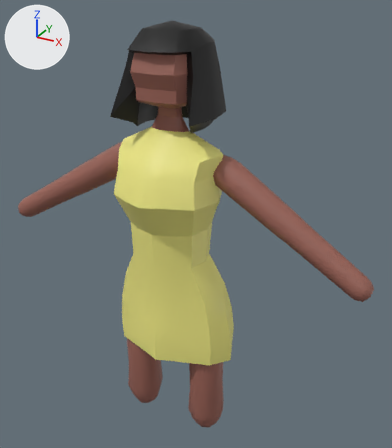
The FBX model Content/Assets/Characters/Neighbor_03_Mesh.fbx, before and after one commit.
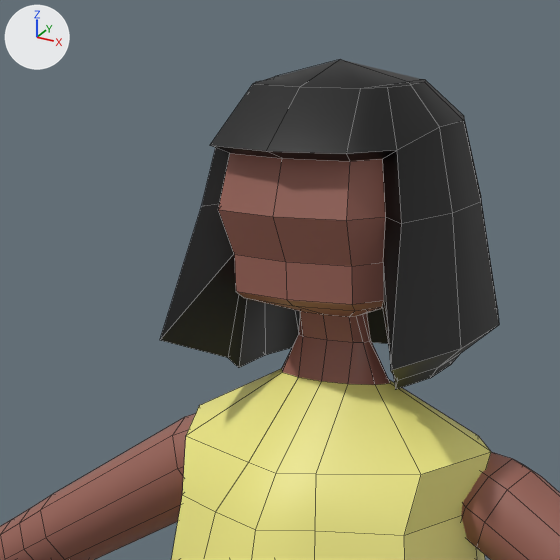
Each version is shown whole from a camera (50 mm lens) standing at (0.903, -1.469, 1.586) and looking at (0.05, 0.083, 0.81), then close up on the part from 14% to 63% of the width and 0% to 43% of the height. The axes (+X, +Y, +Z) are drawn at upper left. The lights are the same throughout. The close-ups show mesh edges as thin lines. Where no turn or scale is listed for an object, it has been applied to the vertices.

Objects in the first close-up: 'Arms', 'Body'.
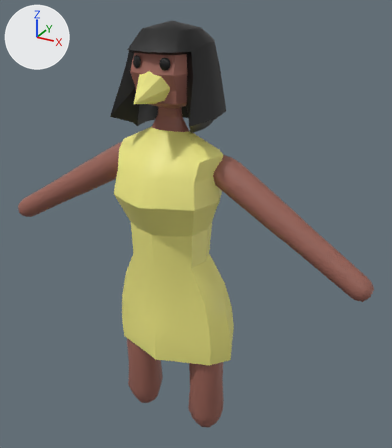
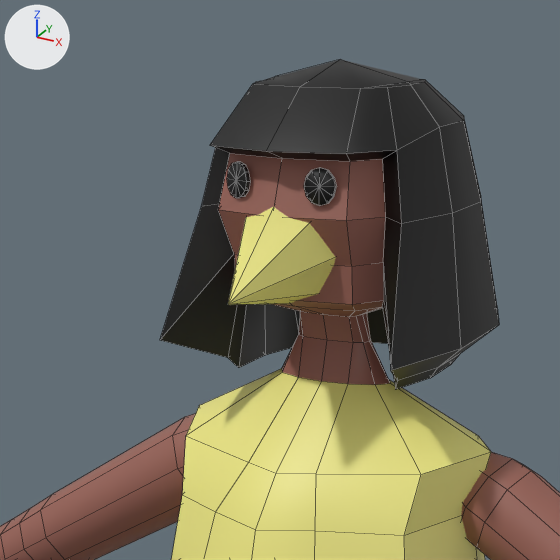
What changed in the scene script:
```text
Add me_mesh_004:
    me_mesh_004.from_pydata(...)  # 26 vertices, 36 faces; spans x -0.1152..-0.0828, y -0.0049..0.0114, z -0.0181..0.0181
    me_mesh_004.materials.append(mat_lambert2)  # picture img_colors_png
Add me_mesh_003:
    me_mesh_003.from_pydata(...)  # 26 vertices, 36 faces; spans x -0.0161..0.0161, y -0.0073..0.0073, z -0.0181..0.0181
    me_mesh_003.materials.append(mat_lambert2)  # picture img_colors_png
Add me_mesh_005:
    me_mesh_005.from_pydata(...)  # 9 vertices, 8 faces; spans x -0.0606..0.0606, y -0.0579..0.0757, z -0.04..0.0757
    me_mesh_005.materials.append(mat_lambert2)  # picture img_colors_png
Add ob_polysurface2:
    ob_polysurface2 = bpy.data.objects.new('polySurface2', me_mesh_004)
    ob_polysurface2.location = (0.048, -0.098, 1.379)
Add ob_polysurface1:
    ob_polysurface1 = bpy.data.objects.new('polySurface1', me_mesh_003)
    ob_polysurface1.location = (0.048, -0.098, 1.379)
Add ob_pcone1:
    ob_pcone1 = bpy.data.objects.new('pCone1', me_mesh_005)
    ob_pcone1.location = (-0.001, -0.136, 1.294)
```

Boxes (x1, y1, x2, y2) around the edits, measured in the close-ups (560 x 560 px):
'pCone1', added (yellow)
    after: (228, 206, 336, 305)
'polySurface1', added (black)
    after: (304, 168, 336, 206)
'polySurface2', added
    after: (227, 162, 250, 198)
